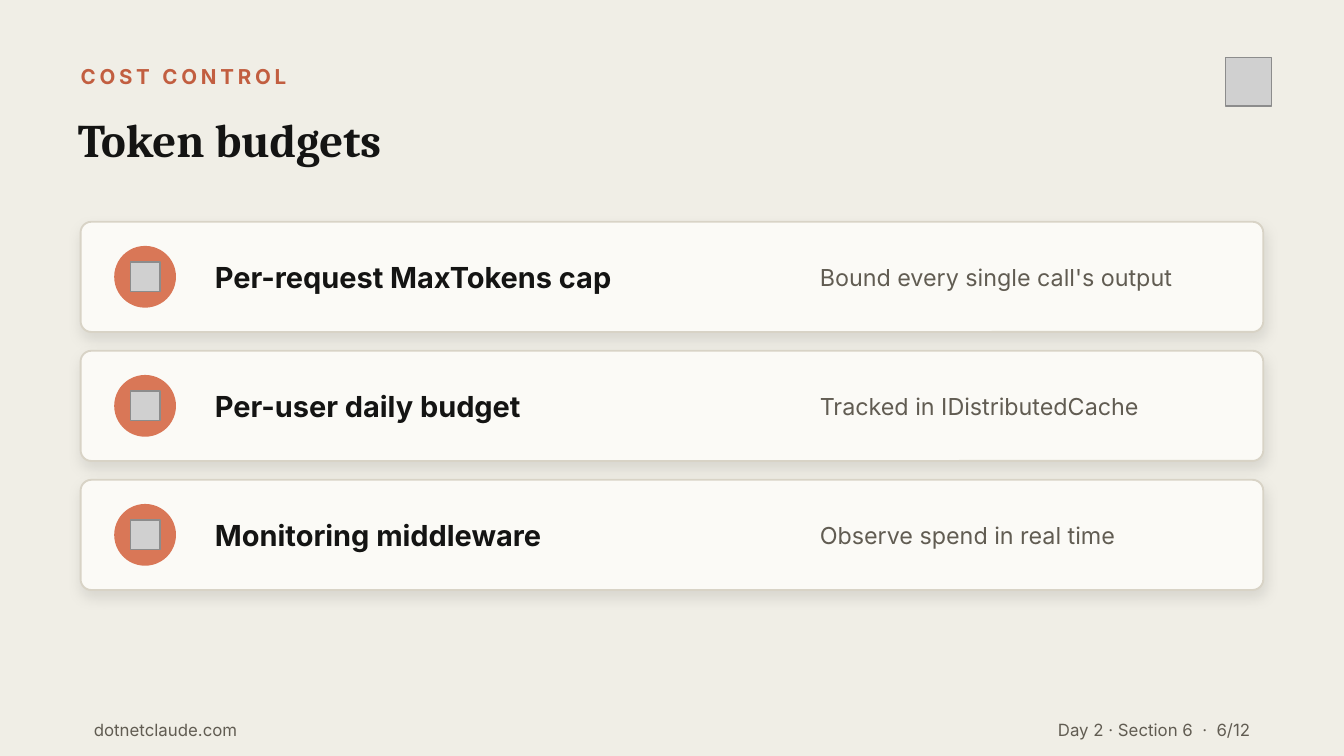
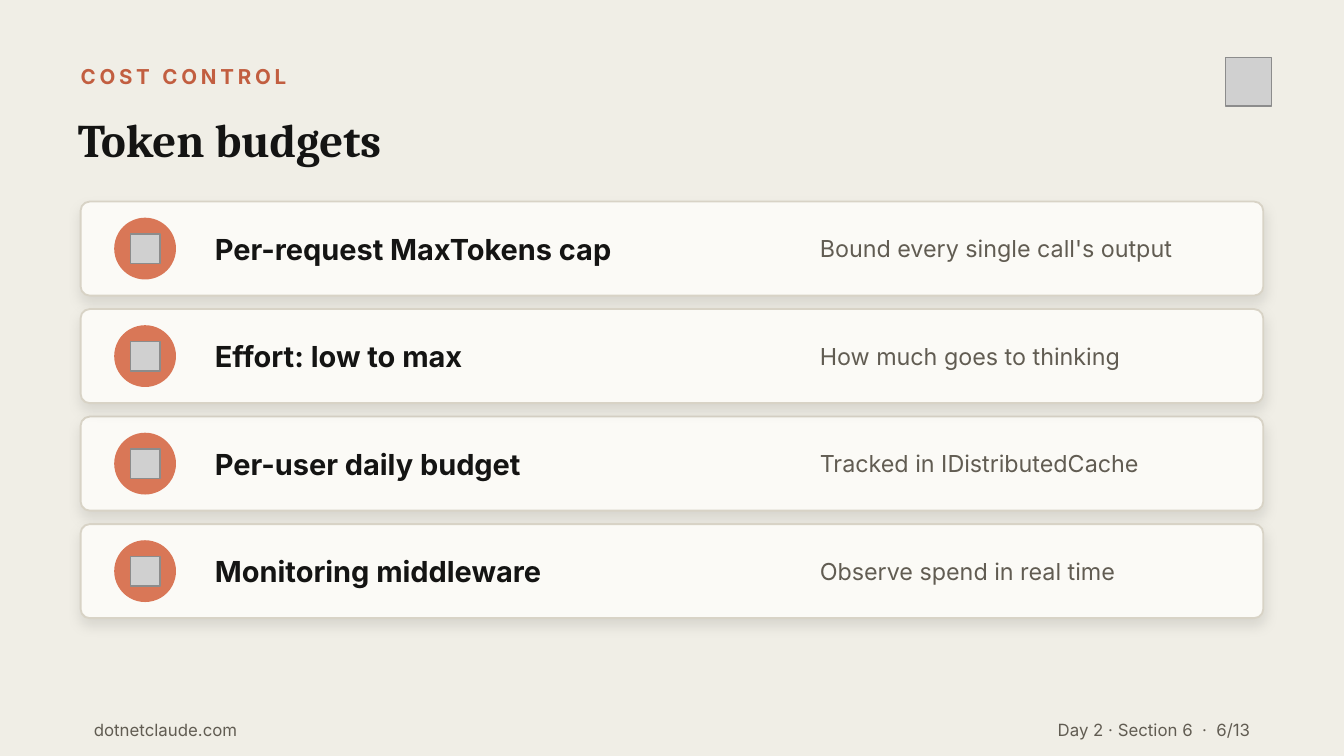
Before and after one commit to cwoodruff/dotnet-claude-workshop-content, a slide deck: slide 6 of decks/Day 2/Day2-Section6-Responsible-AI-WrapUp.pptx. Drawn at 1344x756 pixels with LibreOffice and Linux fonts; fonts in the diff are those of the drawing; grey boxes stand for pictures. Boxes give left, top, right and bottom in pixels: in the first picture for what was removed or moved away, otherwise in the second. Text is boxed around its words. In the diff, an @@ line names an element or a change of style, - is before the commit and + after.

```diff
--- a/decks/Day 2/Day2-Section6-Responsible-AI-WrapUp.pptx
+++ b/decks/Day 2/Day2-Section6-Responsible-AI-WrapUp.pptx
@@ rounded rectangle: place and size @@
-rounded rectangle at (81, 222, 1263, 332)
+rounded rectangle at (81, 202, 1263, 296)
@@ text "Per-request MaxTokens cap": place and size @@
-text "Per-request MaxTokens cap" at (215, 267, 611, 294)
+text "Per-request MaxTokens cap" at (215, 239, 611, 266)
@@ text "Bound every single call's output": place and size @@
-text "Bound every single call's output" at (820, 268, 1172, 291)
+text "Bound every single call's output" at (820, 239, 1172, 262)
@@ ellipse: place and size @@
-ellipse at (114, 246, 176, 308)
+ellipse at (114, 218, 176, 280)
@@ picture: place and size @@
-picture at (130, 262, 160, 292)
+picture at (130, 234, 160, 263)
@@ rounded rectangle added at (81, 309, 1263, 403), fill #FBFAF6, outline #D8D3C6 1 pt @@
@@ ellipse added at (114, 325, 176, 387), fill #D97757 @@
@@ picture added at (130, 341, 160, 371) @@
@@ text added at (215, 345, 462, 368), 15.5 pt, text #141413, bold @@
+Effort: low to max
@@ text added at (820, 347, 1120, 370), 12.5 pt, text #615C52 @@
+How much goes to thinking
@@ rounded rectangle: place and size @@
-rounded rectangle at (81, 351, 1263, 461)
+rounded rectangle at (81, 417, 1263, 511)
@@ text "Per-user daily budget": place and size @@
-text "Per-user daily budget" at (215, 395, 520, 423)
+text "Per-user daily budget" at (215, 453, 520, 481)
@@ text "Tracked in IDistributedCache": place and size @@
-text "Tracked in IDistributedCache" at (820, 397, 1138, 416)
+text "Tracked in IDistributedCache" at (820, 454, 1138, 473)
@@ ellipse: place and size @@
-ellipse at (114, 375, 176, 437)
+ellipse at (114, 433, 176, 495)
@@ picture: place and size @@
-picture at (130, 391, 160, 421)
+picture at (130, 449, 160, 478)
@@ rounded rectangle: place and size @@
-rounded rectangle at (81, 480, 1263, 590)
+rounded rectangle at (81, 524, 1263, 618)
@@ text "Monitoring middleware": place and size @@
-text "Monitoring middleware" at (215, 524, 541, 553)
+text "Monitoring middleware" at (215, 560, 541, 589)
@@ text "Observe spend in real time": place and size @@
-text "Observe spend in real time" at (820, 526, 1115, 549)
+text "Observe spend in real time" at (820, 562, 1115, 585)
@@ ellipse: place and size @@
-ellipse at (114, 504, 176, 566)
+ellipse at (114, 540, 176, 602)
@@ picture: place and size @@
-picture at (130, 520, 160, 550)
+picture at (130, 556, 160, 586)
@@ text at (1058, 723, 1250, 740): text changed @@
-Day 2 · Section 6 · 6/12
+Day 2 · Section 6 · 6/13
```
Also in this commit, not shown: 10 other slides changed, 1 slide added, 45 other files.
